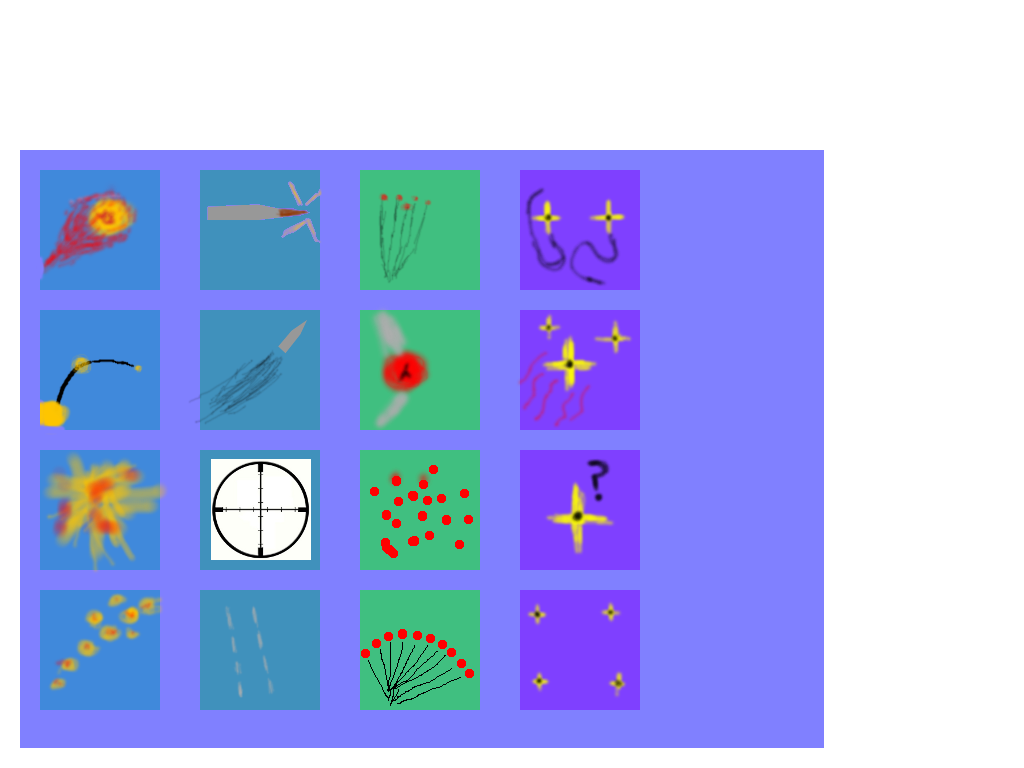
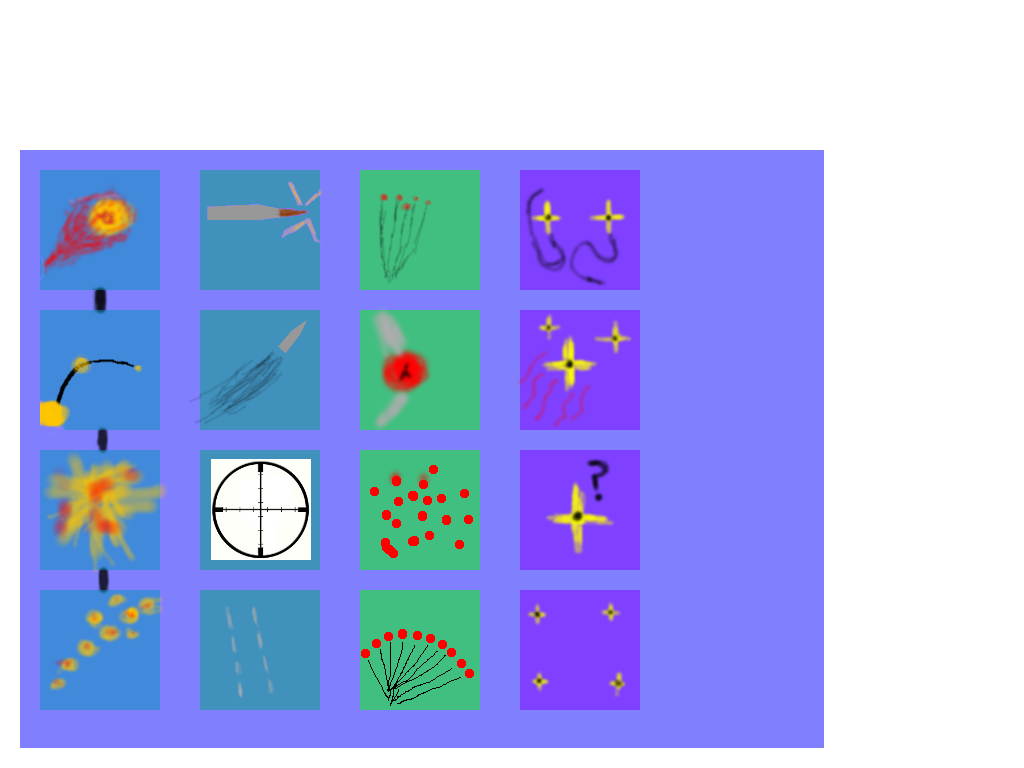
Layer changes from the first 1024 x 768 image to the second:
painted on "offensiveButtons" over (x1=40, y1=258, x2=43, y2=278)
added layer "Connections" above "Background" over (x1=91, y1=285, x2=111, y2=595)
